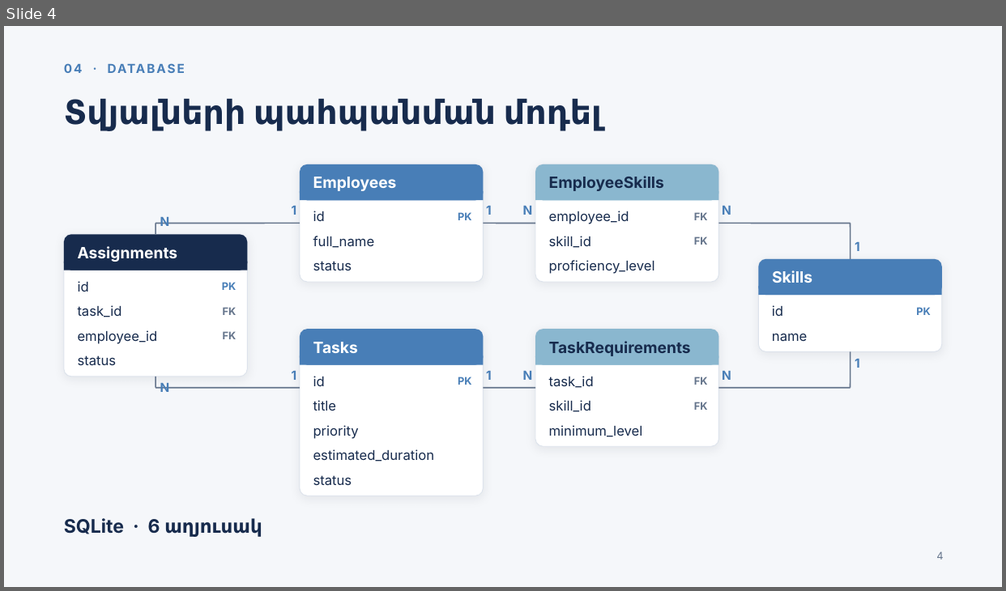
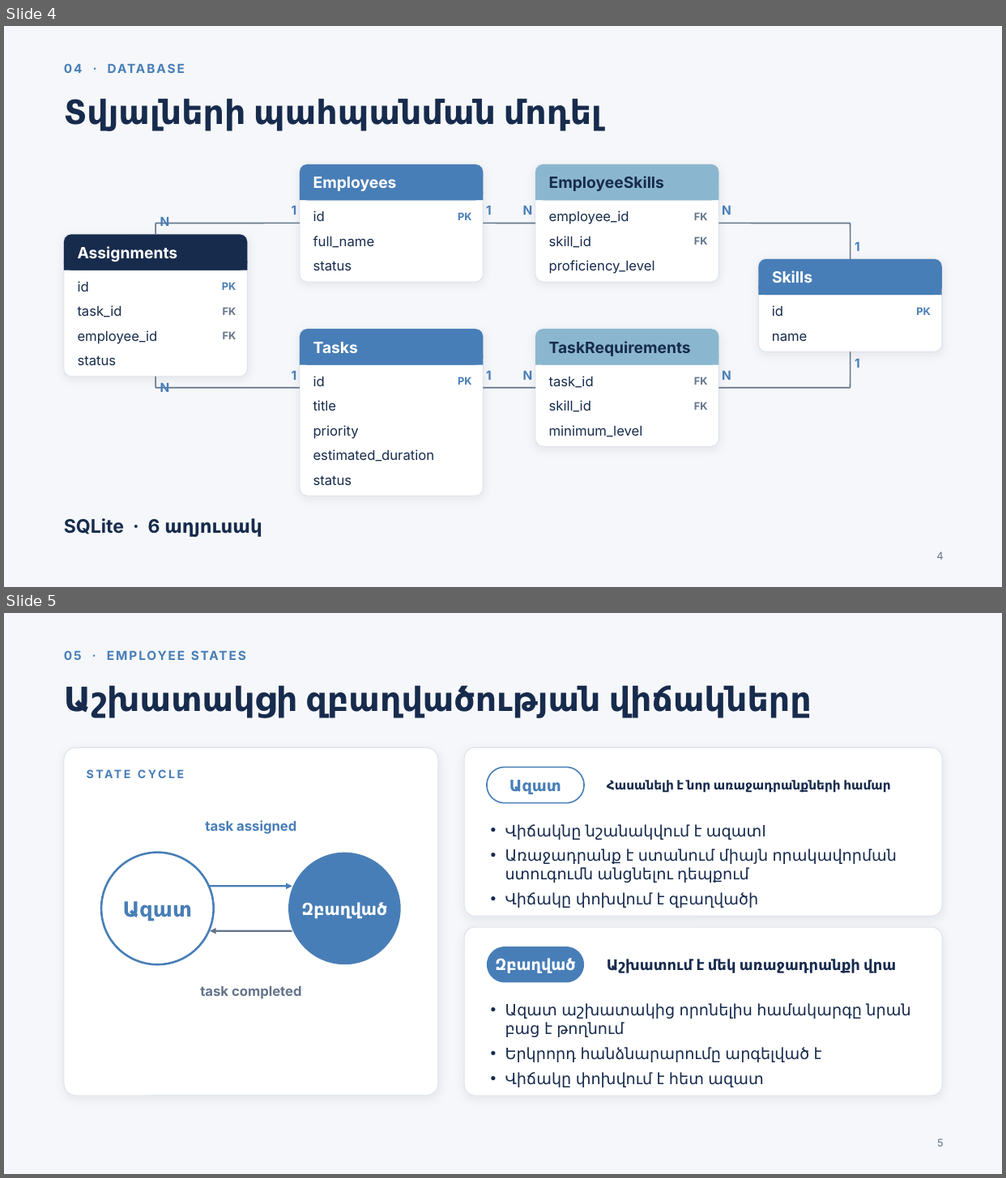
Before and after one commit to arthavagyan/Diploma, a slide deck: Presentation.pptx. Shown one above the other, each under a label of ours: slide 4 before the commit, slides 4 and 5 after it. The pictures are 1006x591 and 1006x1178 pixels, drawn with LibreOffice and Linux fonts; fonts in the diff are those of the drawing. Boxes give left, top, right and bottom in pixels: in the first picture for what was removed or moved away, otherwise in the second. Text is boxed around its words. In the diff, an @@ line names an element or a change of style, - is before the commit and + after.

Commit message:
Presentation update (2026-11-17 10:59)

```diff
--- a/Presentation.pptx
+++ b/Presentation.pptx
@@ slide 5 added at [4,613,1002,1174], background #F5F7FA @@
@@ text added at [64,645,513,667], 12 pt, text #487EB7, bold @@
+05 · EMPLOYEE STATES
@@ text added at [64,685,812,718], 32 pt, text #172B4D, bold @@
+Աշխատակցի զբաղվածության վիճակները
@@ rounded rectangle added at [64,747,438,1096], fill #FFFFFF, outline #DDE3EC 0.75 pt @@
@@ rounded rectangle added at [464,747,942,916], fill #FFFFFF, outline #DDE3EC 0.75 pt @@
@@ text added at [87,764,311,784], 11 pt, text #487EB7, bold @@
+STATE CYCLE
@@ rounded rectangle added at [487,767,584,803], fill #FFFFFF, outline #487EB7 1.25 pt @@
@@ text added at [509,780,561,794], 15 pt, text #487EB7, bold @@
+Ազատ
@@ text added at [607,780,890,793], 12 pt, text #172B4D, bold @@
+Հասանելի է նոր առաջադրանքների համար
@@ text added at [205,820,296,834], 13 pt, text #487EB7, bold @@
+task assigned
@@ text added at [505,824,897,908], 15 pt, text #172B4D @@
+• Վիճակնը նշանակվում է ազատI
+• Առաջադրանք է ստանում միայն որակավորման ստուգումն անցնելու դեպքում
+• Վիճակը փոխվում է զբաղվածի
@@ ellipse added at [101,853,214,965], fill #FFFFFF, outline #487EB7 2 pt @@
@@ ellipse added at [288,853,401,965], fill #487EB7 @@
@@ text added at [123,901,193,921], 20 pt, text #487EB7, bold @@
+Ազատ
@@ arrow added from (210, 886) to (292, 886), #487EB7 1.75 pt @@
@@ text added at [301,902,387,919], 16 pt, text #FFFFFF, bold @@
+Զբաղված
@@ rounded rectangle added at [464,927,942,1096], fill #FFFFFF, outline #DDE3EC 0.75 pt @@
@@ arrow added from (292, 931) to (210, 931), #64748B 1.75 pt @@
@@ rounded rectangle added at [487,947,584,983], fill #487EB7 @@
@@ text added at [495,958,575,973], 15 pt, text #FFFFFF, bold @@
+Զբաղված
@@ text added at [607,959,896,973], 14 pt, text #172B4D, bold @@
+Աշխատում է մեկ առաջադրանքի վրա
@@ text added at [200,986,301,999], 13 pt, text #64748B, bold @@
+task completed
@@ text added at [505,1003,910,1088], 15 pt, text #172B4D @@
+• Ազատ աշխատակից որոնելիս համակարգը նրան բաց է թողնում
+• Երկրորդ հանձնարարումը արգելված է
+• Վիճակը փոխվում է հետ ազատ
@@ page number added at [937,1139,944,1147], 10 pt, text #64748B @@
+5
```
Also in this commit, not shown: 1 other file.
